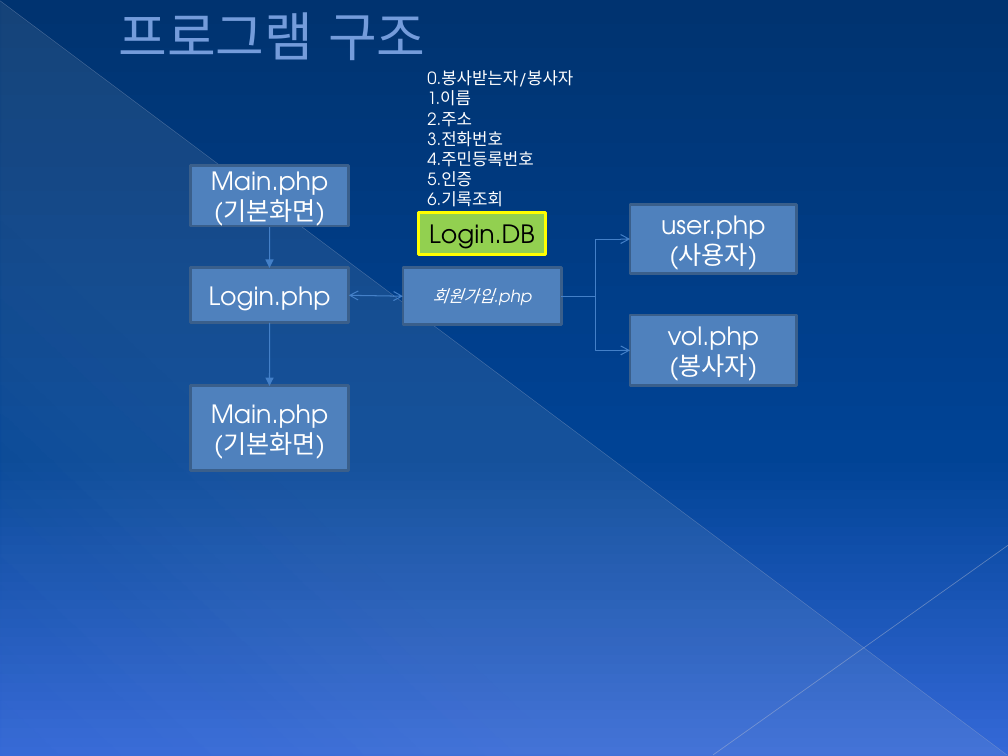
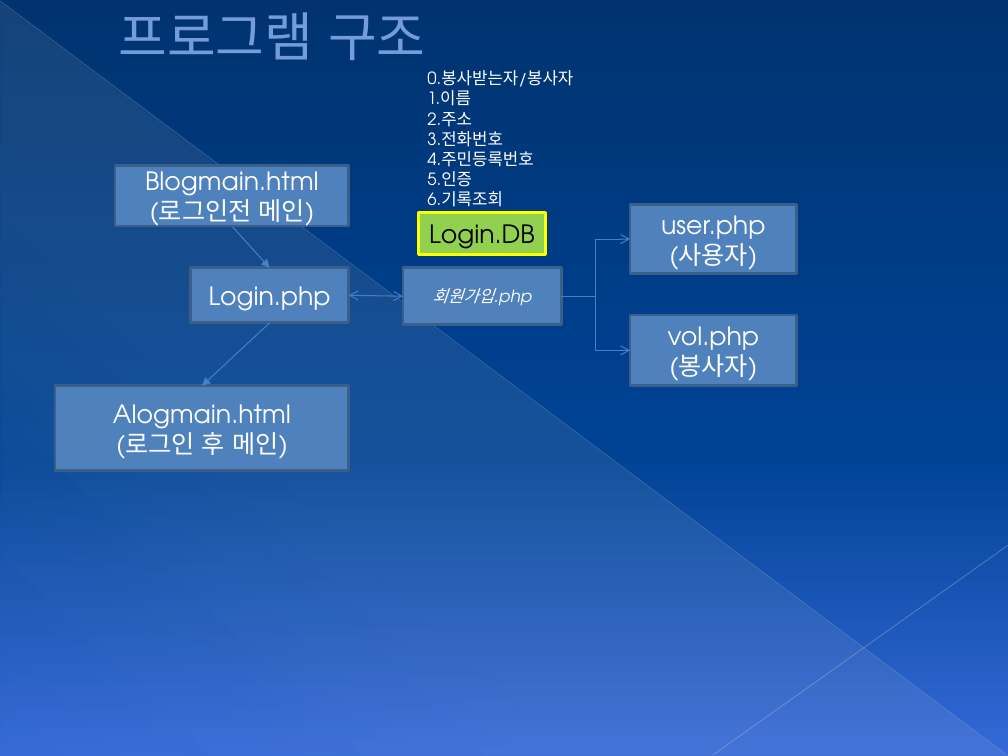
Before and after one commit to HighWoo/HelpingProject-php-mysql, a slide deck: slide 1 of 헬핑프로그램구조.pptx. Drawn at 1008x756 pixels with LibreOffice and Linux fonts; fonts in the diff are those of the drawing. Boxes give left, top, right and bottom in pixels: in the first picture for what was removed or moved away, otherwise in the second. Text is boxed around its words. In the diff, an @@ line names an element or a change of style, - is before the commit and + after.

```diff
--- a/헬핑프로그램구조.pptx
+++ b/헬핑프로그램구조.pptx
@@ rectangle "Blogmain.html": place and size @@
-rectangle "Blogmain.html" at bbox=[191, 165, 349, 226]
+rectangle "Blogmain.html" at bbox=[115, 165, 349, 226]
@@ text in rectangle at bbox=[145, 164, 319, 232]: text changed @@
-Main.php
-(기본화면)
+Blogmain.html
+(로그인전 메인)
@@ arrow moved from (270, 226) - (269, 268) to (232, 226) - (269, 268) @@
@@ arrow moved from (270, 323) - (269, 386) to (269, 323) - (202, 386) @@
@@ rectangle "Alogmain.html": place and size @@
-rectangle "Alogmain.html" at bbox=[191, 386, 349, 471]
+rectangle "Alogmain.html" at bbox=[55, 386, 349, 471]
@@ text in rectangle at bbox=[113, 404, 291, 459]: text changed @@
-Main.php
-(기본화면)
+Alogmain.html
+(로그인 후 메인)
```
